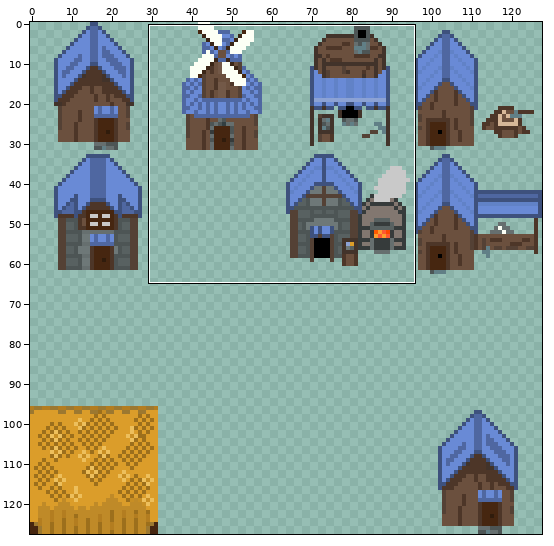
Two versions of one sprite sheet, GodAlchemy/Assets/Sprites/Buildings/buildings_spritesheet_1 1.png. The picture above shows the old version from afar; the outline marks the close-up.
Close-up. Old version:
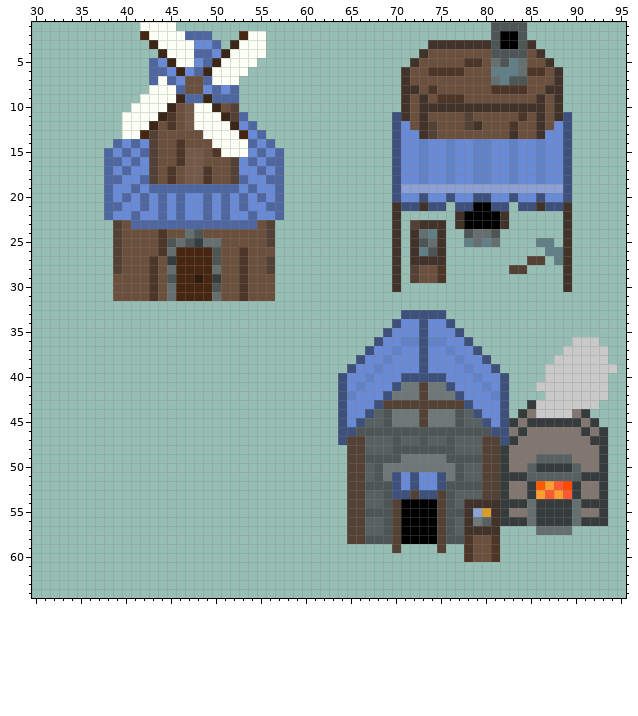
The file is 128x128 pixels. Colours within 5 levels of each other are drawn and written as one. Shown: x 30..95, y 1..64. The commit also changed other parts of the picture, which this record leaves out.
The result:
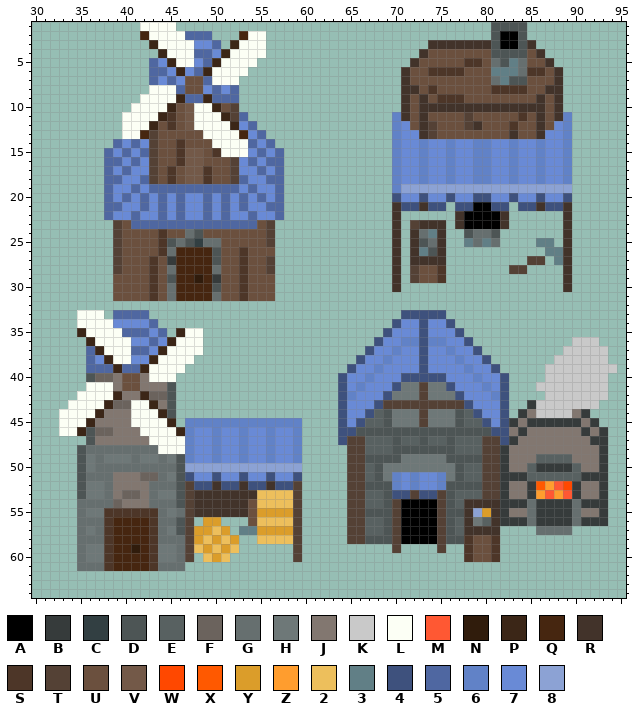
Palette (. is transparent): A #000000  B #363b3b  C #323f42  D #4d5555  E #586161  F #6b635d  G #666f6f  H #6e7878  J #827770  K #c9c9c9  L #fcfff5  M #ff5833  N #301c0c  P #3b2617  Q #462610  R #42332a  S #4d3628  T #544135  U #6b503e  V #735948  W #ff4800  X #ff5900  Y #db9d2a  Z #ff9d2e  2 #edbf5c  3 #617f86  4 #3e517d  5 #4f67a1  6 #6182c7  7 #698ad6  8 #8ca2d4
The edit:
Changed rows in their new state; - is an unchanged pixel.
first column x 44:
 7 7
first column x 70:
11 6------------------6
12 6------------------6
13 6------------------6
14 6------------------6
15 6------------------6
16 6------------------6
17 6------------------6
18 6------------------6
19 6------------------8
first column x 33:
33 --LLL-5555---------------------------------
34 --LLLL77775--------------------------------
35 --PLLLL55575-PLL---------------------------
36 ---PLLLL7757PLLL---------------------------
37 ---5PLLL557PLLLL---------------------------
38 ---57PLL77PLLLL----------------------------
39 ---555P55PLLLL-----------------------------
40 ---DFFJUUJLLL------------------------------
41 ---LLLJUUJJJD------------------------------
42 --LLLLPJJPFFD------------------------------
43 -LLLLPFFLLPJD------------------------------
44 LLLLPJJJLLLPD------------------------------
45 LLLPJJJJLLLLP-6666666666666----------------
46 LLPDFFJJJLLLLP6776776776776----------------
47 ---DJJJJJJLLLL6776776776776----------------
48 --DGGGGGGGGLLL6776776776776----------------
49 --DHGHHHGHHGHD6776776776776----------------
50 --DHGGGGGGGGGD8888888888888----------------
51 --DGGGJJJFFGHD4774774774774----------6-6--6
52 --DHHGJJJJGGGDT44R44R44R44T----------6-6--6
53 --DHHGJFFJGHHDTRRRRRRR2222T----------------
54 --GGGGFJJJGGGDTRRRRRRU2222T----------------
55 --GHHSSSSSSGHGTRRRRRRUYYYYT----------------
56 --GGGSQQQQSGGDT-YY---U2222T----------------
57 --GHGSQQQQSGHDTYY2Y-33YYYYT----------------
58 --GGGSQQQQSGGGTY2Y2Y--2222T----------------
59 --GHHSQQNQSHHGT2Y2Y2------T----------------
60 --GHHSQQQQSHHGT-2Y2-------T----------------
61 --GGGSQQQQSGGG-----------------------------
Where, in picture pixels (left, top, right, bottom), the same in both close-ups:
changed: (158, 76, 167, 85)
changed: (392, 112, 401, 193)
changed: (563, 112, 572, 193)
added: (59, 310, 302, 571)
changed: (392, 472, 446, 490)
